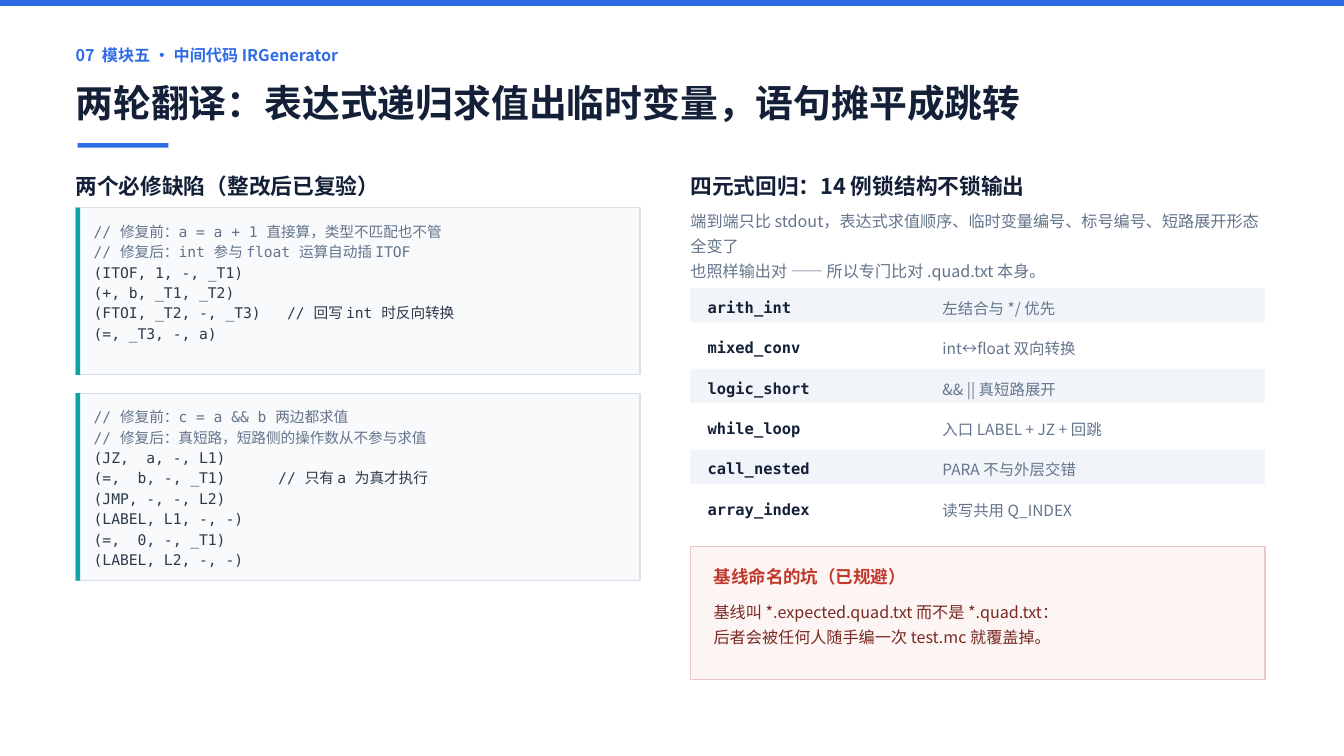
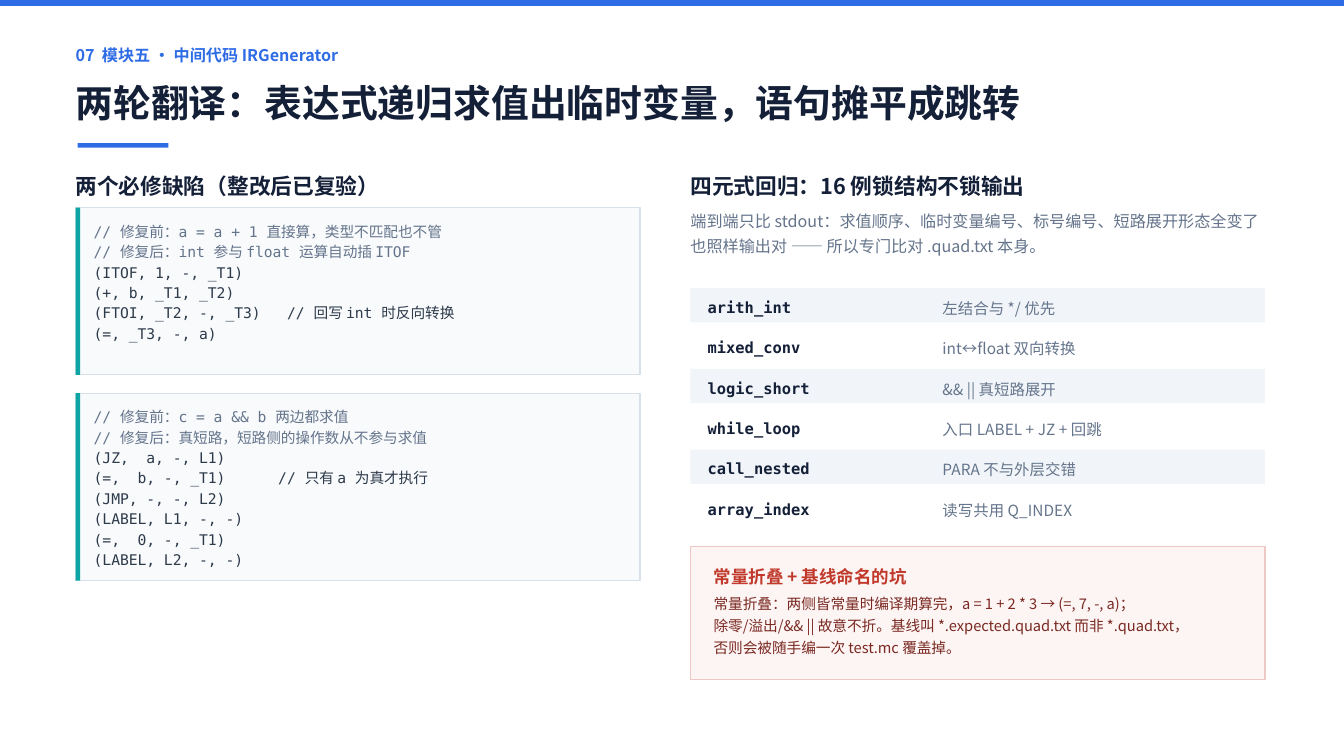
Before and after one commit to 9527-qincheng/MiniCCompiler, a slide deck: slide 8 of docs/MiniC编译器_答辩演示.pptx. Drawn at 1344x756 pixels with LibreOffice and Linux fonts; fonts in the diff are those of the drawing. Boxes give left, top, right and bottom in pixels: in the first picture for what was removed or moved away, otherwise in the second. Text is boxed around its words. In the diff, an @@ line names an element or a change of style, - is before the commit and + after.

Commit message:
feat: 实现常量折叠（挑战版 C4 / 设计文档 §8.1）
两侧都是编译期常量的算术与关系表达式，在 IR 生成阶段直接求值，
不再生成四元式。设计文档 §8.1 与挑战版特性表 C4 都写了这一项，
代码里一直是空的，本次补上。

新增三个私有接口（src/sema/ir.h）：
- ConstFloat(double, loc)              取浮点常量，无则登记；补写 m_szVal
- ConstValueOf(op, bFloat, iVal, fVal) 取操作数的编译期常量值
- FoldBinary(op, lo, ro, loc)          二元折叠，不可折返回 OP_NONE

插入点在 EvalExpr 的 AST_NODE_BINOP 分支，类型转换之前：
FoldBinary 内部已按 §8.1 的 Promote 处理 int/float，若先插 ITOF
就变成「先转换再折叠」，会多出一条无用四元式。

三条不折叠的边界（宁可不折，也不折错）：
- 除数为 0：编译期算出 Inf 会把运行时错误变成静默的错误结果
- 整型结果溢出 int：让运行时按 x86 addl 自然回绕，与未折叠一致
- && / ||：保留短路语义，右操作数可能有副作用

实测：
  a = 4 / 2            -> (=, 2, -, a)
  a = 1 + 2 * 3        -> (=, 7, -, a)
  a = 1.5 * 2.0        -> (FTOI, 3, -, _T1) + (=, _T1, -, a)
  a = 7 / 2            -> (=, 3, -, a)          C 语义向零截断
  a = 2 < 3            -> (=, 1, -, a)
  a = 1 / 0            -> 不折叠
  a = 2147483647 + 1   -> 不折叠
  print(1 && 0)        -> 仍展开成 JZ + 标号

回归：quad 15 -> 16 例（新增 const_fold）、codegen 26 -> 27 例
（新增 const_fold），arith_int 基线里 (/, 4, 2, _T3) 被折叠消灭。
变异测试：把 FoldBinary 调用改成返回空 Operand，arith_int 与
const_fold 双双 FAIL，证明新基线能拦住回退。

文档同步：设计文档 §8.1/§9.3、语法支持清单新增 §4.1/§4.2、
interface.md 第 21 条、项目总结新增 §3.8、验收报告与 README 计数、
GUI 语法手册（运算符 18 个、章节编号错乱修正）、答辩 PPT。

```diff
--- a/docs/MiniC编译器_答辩演示.pptx
+++ b/docs/MiniC编译器_答辩演示.pptx
@@ text at (x1=690, y1=175, x2=1025, y2=196): text changed @@
-四元式回归：14 例锁结构不锁输出
+四元式回归：16 例锁结构不锁输出
@@ text at (x1=690, y1=213, x2=1259, y2=229): text changed @@
-端到端只比 stdout，表达式求值顺序、临时变量编号、标号编号、短路展开形态全变了
+端到端只比 stdout：求值顺序、临时变量编号、标号编号、短路展开形态全变了
@@ text at (x1=714, y1=568, x2=907, y2=585): text changed @@
-基线命名的坑（已规避）
+常量折叠 + 基线命名的坑
@@ text at (x1=714, y1=596, x2=1189, y2=654): text changed; size 11.5 to 10.5 pt @@
-基线叫 *.expected.quad.txt 而不是 *.quad.txt：
-后者会被任何人随手编一次 test.mc 就覆盖掉。
+常量折叠：两侧皆常量时编译期算完，a = 1 + 2 * 3 → (=, 7, -, a)；
+除零/溢出/&& || 故意不折。基线叫 *.expected.quad.txt 而非 *.quad.txt，
+否则会被随手编一次 test.mc 覆盖掉。
```
Also in this commit, not shown: 1 other slide changed, 15 other files.
